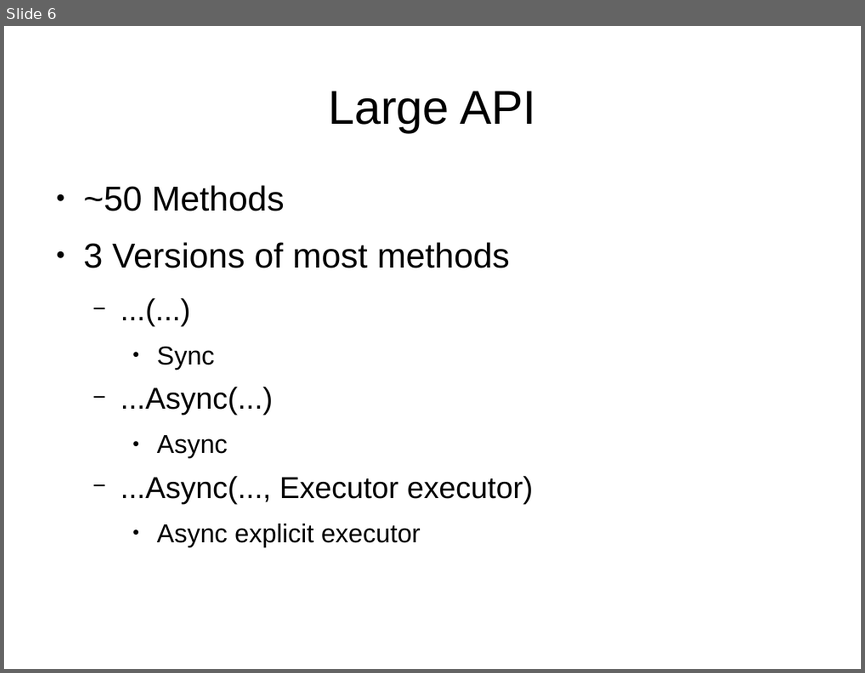
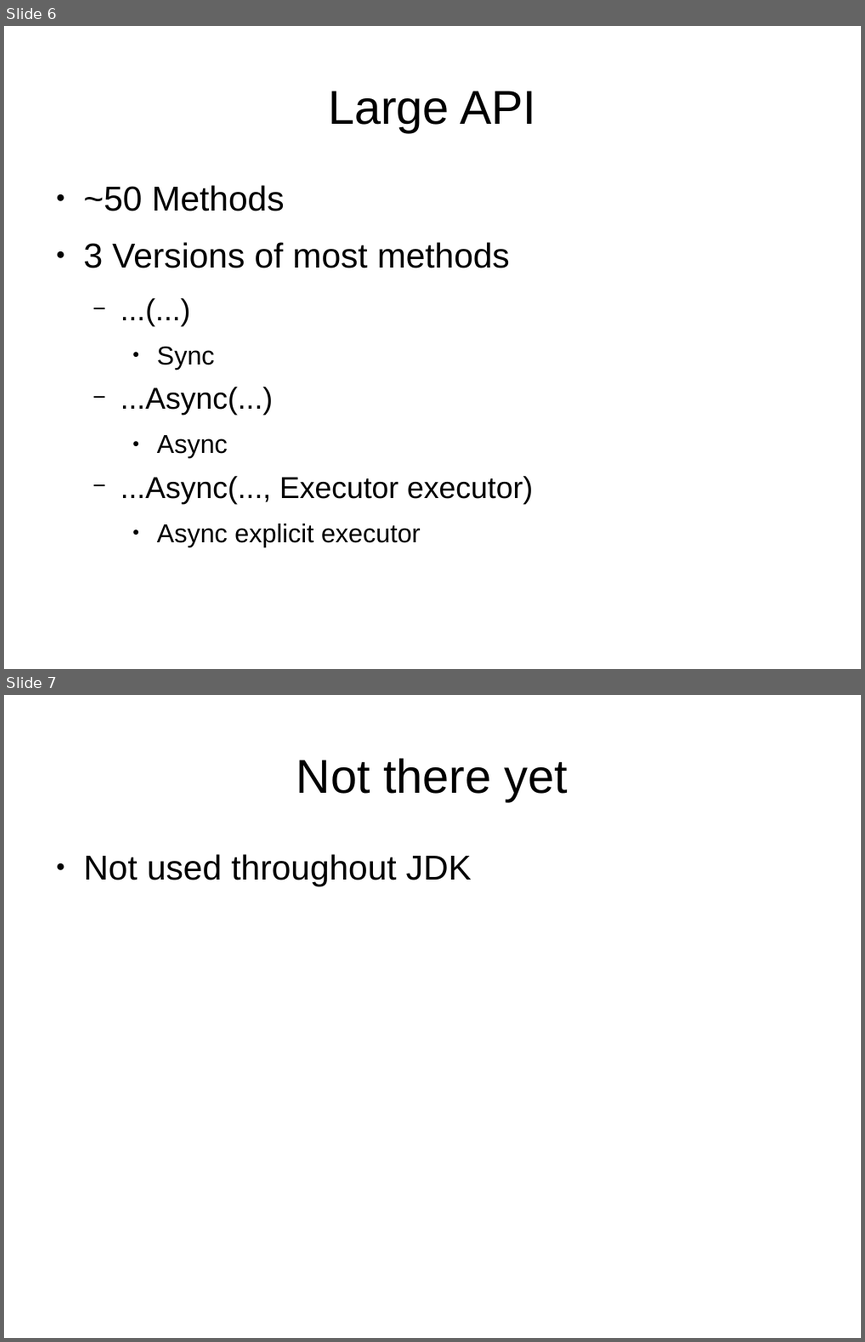
Before and after one commit to vandersson/CompletableFutureDemo, a slide deck: completablefuture.odp. Shown one above the other, each under a label of ours: slide 6 before the commit, slides 6 and 7 after it. The pictures are 865x673 and 865x1342 pixels, drawn with LibreOffice and Linux fonts; fonts in the diff are those of the drawing. Boxes give left, top, right and bottom in pixels: in the first picture for what was removed or moved away, otherwise in the second. Text is boxed around its words. In the diff, an @@ line names an element or a change of style, - is before the commit and + after.

```diff
--- a/completablefuture.odp
+++ b/completablefuture.odp
@@ slide 7 added at (4, 695, 861, 1338), background #FFFFFF @@
@@ title added at (296, 758, 568, 801), 44 pt, text #000000 @@
+Not there yet
@@ text added at (84, 854, 472, 886), 32 pt, text #000000 @@
+● Not used throughout JDK
```
Also in this commit, not shown: 3 slides changed, 1 other slide added, 2 slides removed, 5 other files.
